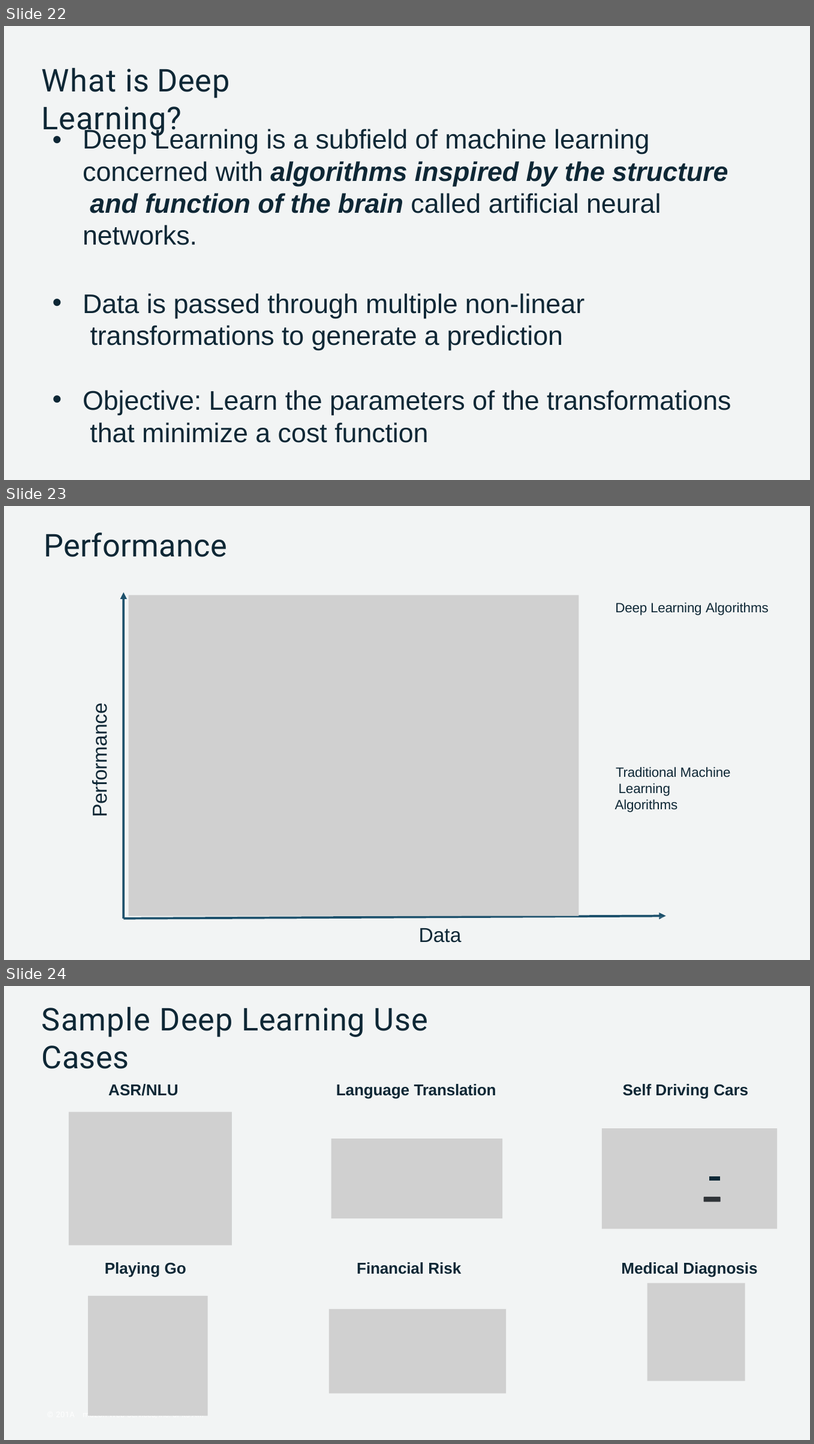
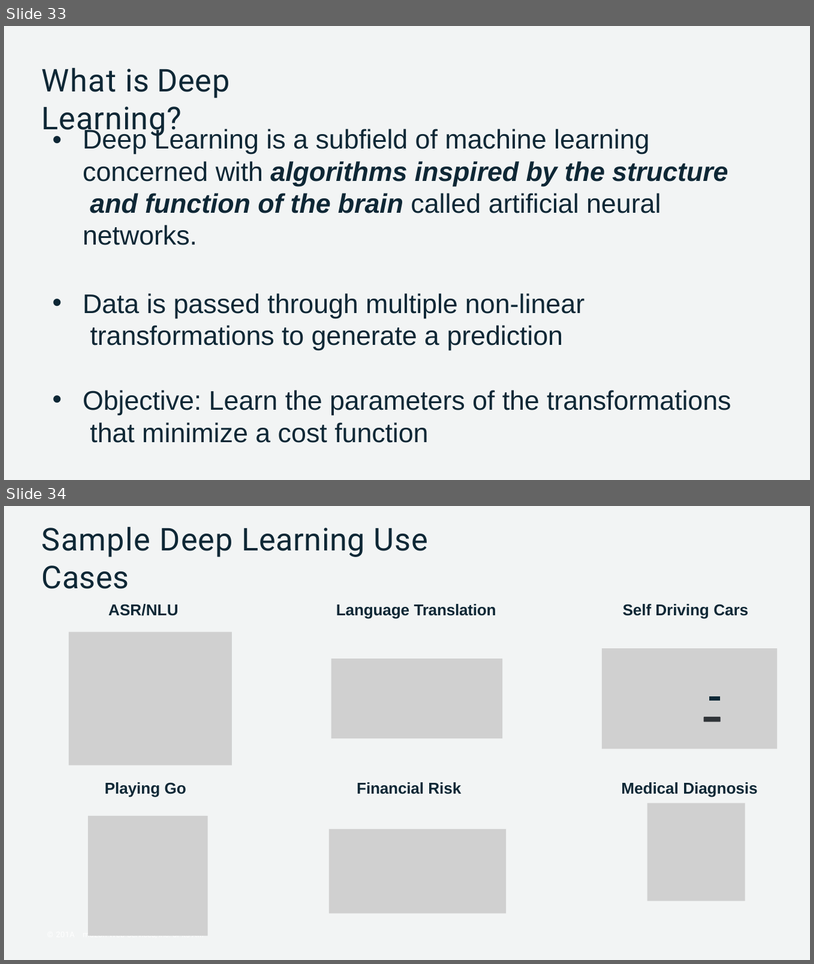
Before and after one commit to Subikash/Deep-Training, a slide deck: Machine Learning & Deep Learning.pptx. Shown one above the other, each under a label of ours: slides 22, 23 and 24 before the commit, slides 33 and 34 after it. The pictures are 814x1444 and 814x964 pixels, drawn with LibreOffice and Linux fonts; fonts in the diff are those of the drawing; grey boxes stand for pictures. Boxes give left, top, right and bottom in pixels: in the first picture for what was removed or moved away, otherwise in the second. Text is boxed around its words. In the diff, an @@ line names an element or a change of style, - is before the commit and + after.

```diff
--- a/Machine Learning & Deep Learning.pptx
+++ b/Machine Learning & Deep Learning.pptx
@@ slide 23 removed at [4,506,810,960], background #FFFFFF; not listed: 1 template element that a slide beside it also shows @@
@@ title removed at [44,532,227,557] @@
-Performance
@@ freeform shape removed at [120,592,126,918] @@
@@ picture removed at [128,595,579,916] @@
@@ text removed at [615,602,769,615] @@
-Deep Learning Algorithms
@@ text removed at [89,714,111,814] @@
-Performance
@@ text removed at [615,766,731,812] @@
-Traditional Machine Learning Algorithms
@@ freeform shape removed at [123,912,666,919] @@
@@ text removed at [419,928,462,942] @@
-Data
@@ what was slide 22 is now slide 33 @@
@@ what was slide 24 is now slide 34 @@
```
Also in this commit, not shown: 1 slide changed, 12 slides added, 2 other slides removed.
